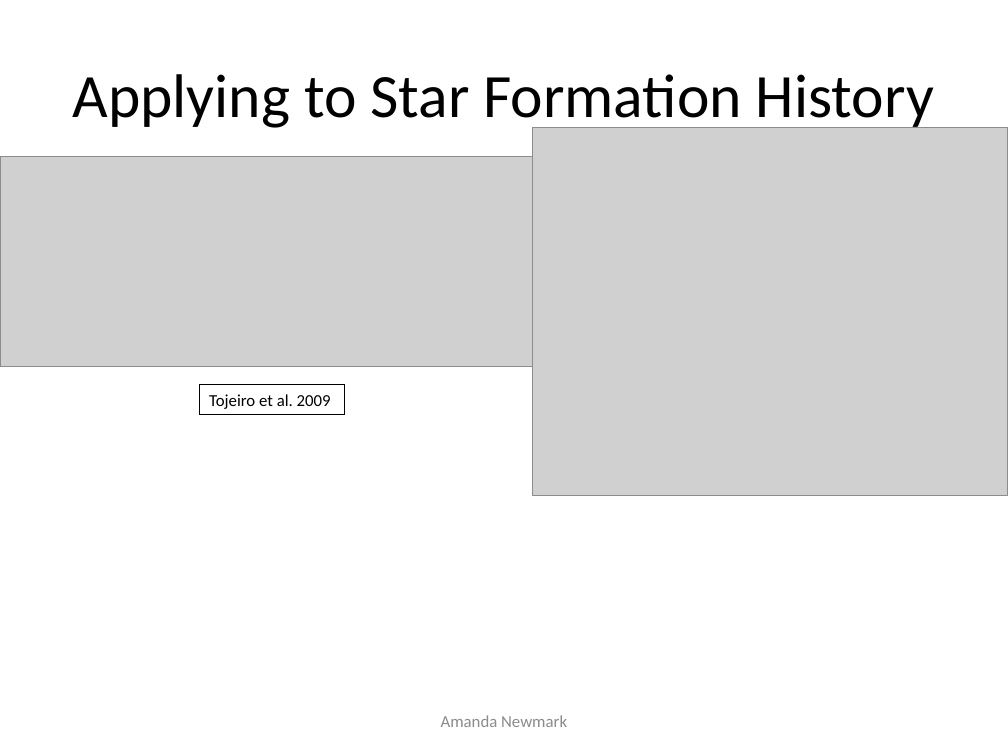
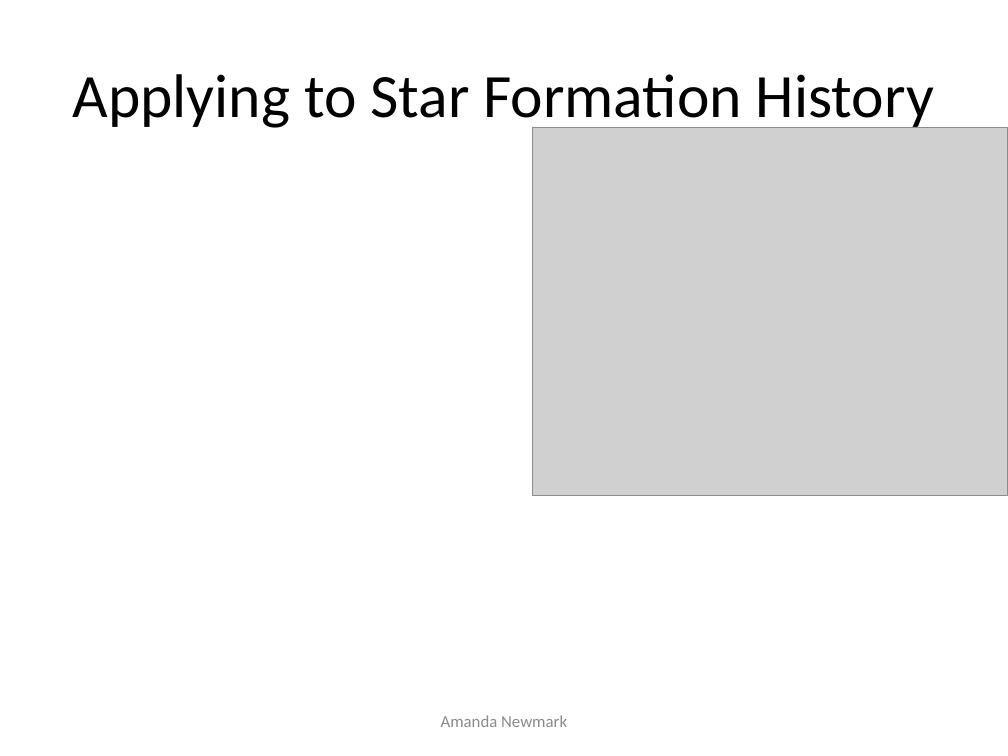
Before and after one commit to anewmark/galaxy_dark_matter, a slide deck: slide 9 of big_presentation.pptx (slide 8 before the commit). Drawn at 1008x756 pixels with LibreOffice and Linux fonts; fonts in the diff are those of the drawing; grey boxes stand for pictures. Boxes give left, top, right and bottom in pixels: in the first picture for what was removed or moved away, otherwise in the second. Text is boxed around its words. In the diff, an @@ line names an element or a change of style, - is before the commit and + after.

```diff
--- a/big_presentation.pptx
+++ b/big_presentation.pptx
@@ picture removed at (x1=0, y1=156, x2=553, y2=366) @@
@@ rectangle removed at (x1=200, y1=384, x2=345, y2=414) @@
-Tojeiro et al. 2009
```
Also in this commit, not shown: 8 other slides changed, 2 slides added, 2 slides removed, 3 other files.
